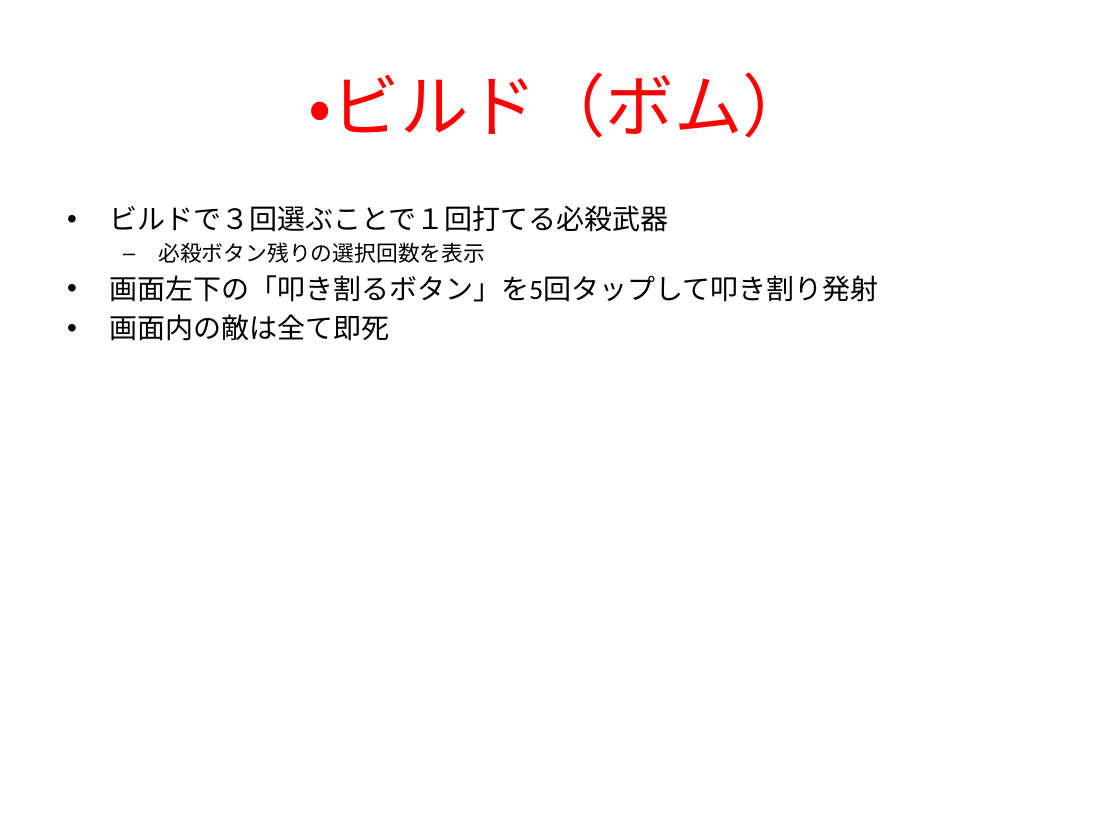
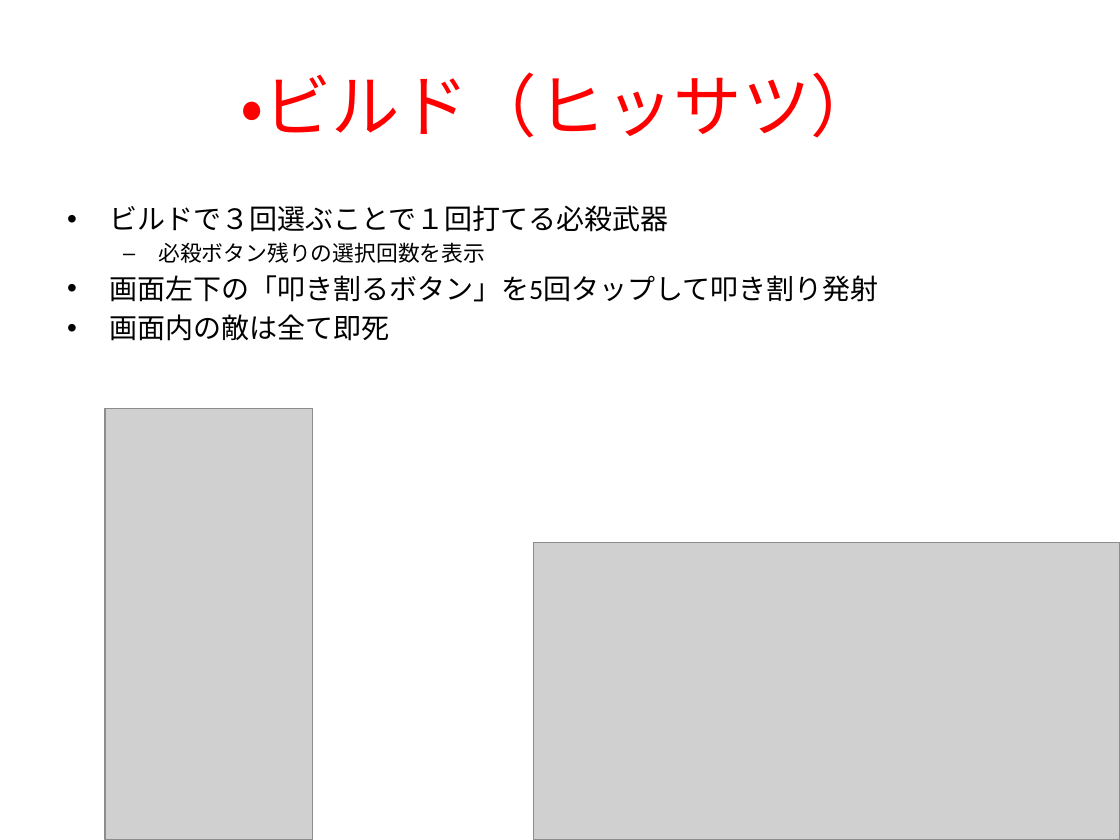
Before and after one commit to flash-kudo/shooting-01, a slide deck: slide 12 of project/資料/スマホ最適化縦STG_仕様書2019.pptx (slide 11 before the commit). Drawn at 1120x840 pixels with LibreOffice and Linux fonts; fonts in the diff are those of the drawing; grey boxes stand for pictures. Boxes give left, top, right and bottom in pixels: in the first picture for what was removed or moved away, otherwise in the second. Text is boxed around its words. In the diff, an @@ line names an element or a change of style, - is before the commit and + after.

Commit message:
se追加＿ビルド周り資料更新

```diff
--- a/project/資料/スマホ最適化縦STG_仕様書2019.pptx
+++ b/project/資料/スマホ最適化縦STG_仕様書2019.pptx
@@ title at bbox=[240, 72, 879, 138]: text changed @@
-・ビルド（ボム）
+・ビルド（ヒッサツ）
@@ picture added at bbox=[105, 409, 312, 840] @@
@@ picture added at bbox=[534, 542, 1120, 840] @@
```
Also in this commit, not shown: 3 other slides changed, 2 slides added, 13 other files.
